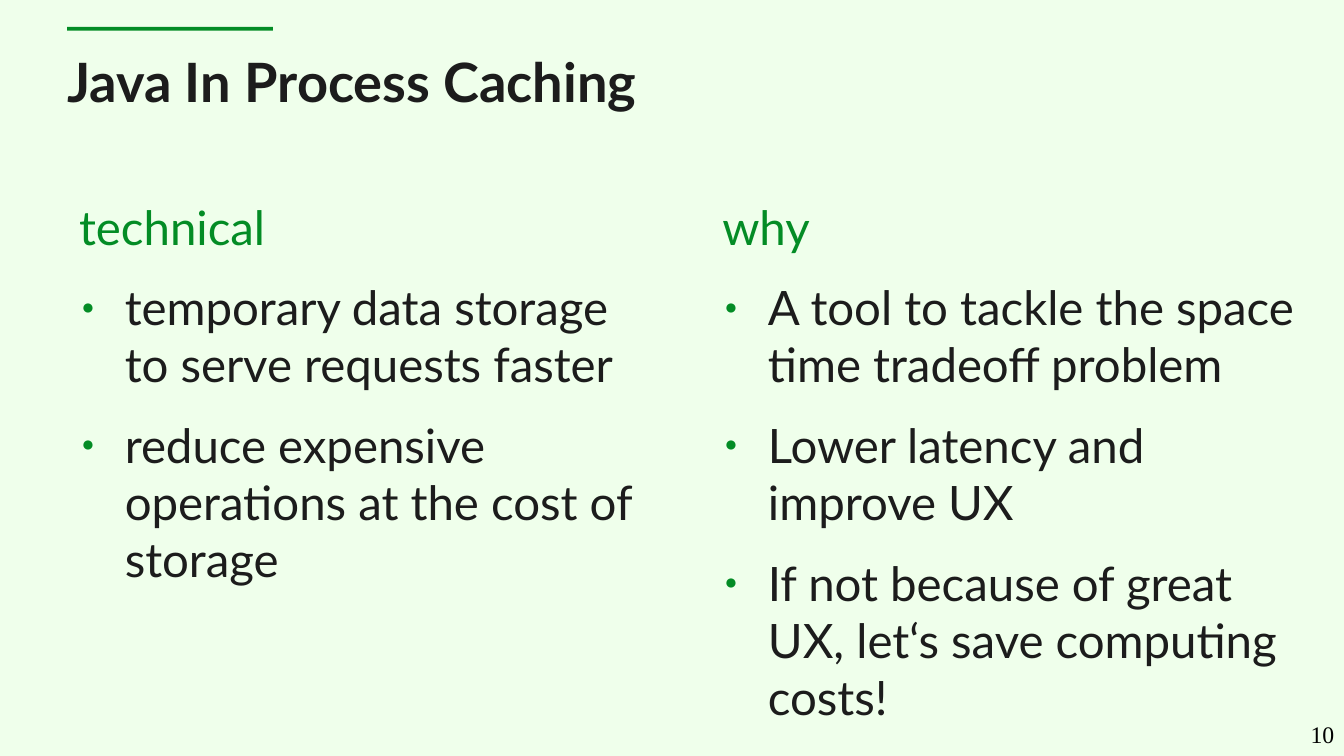
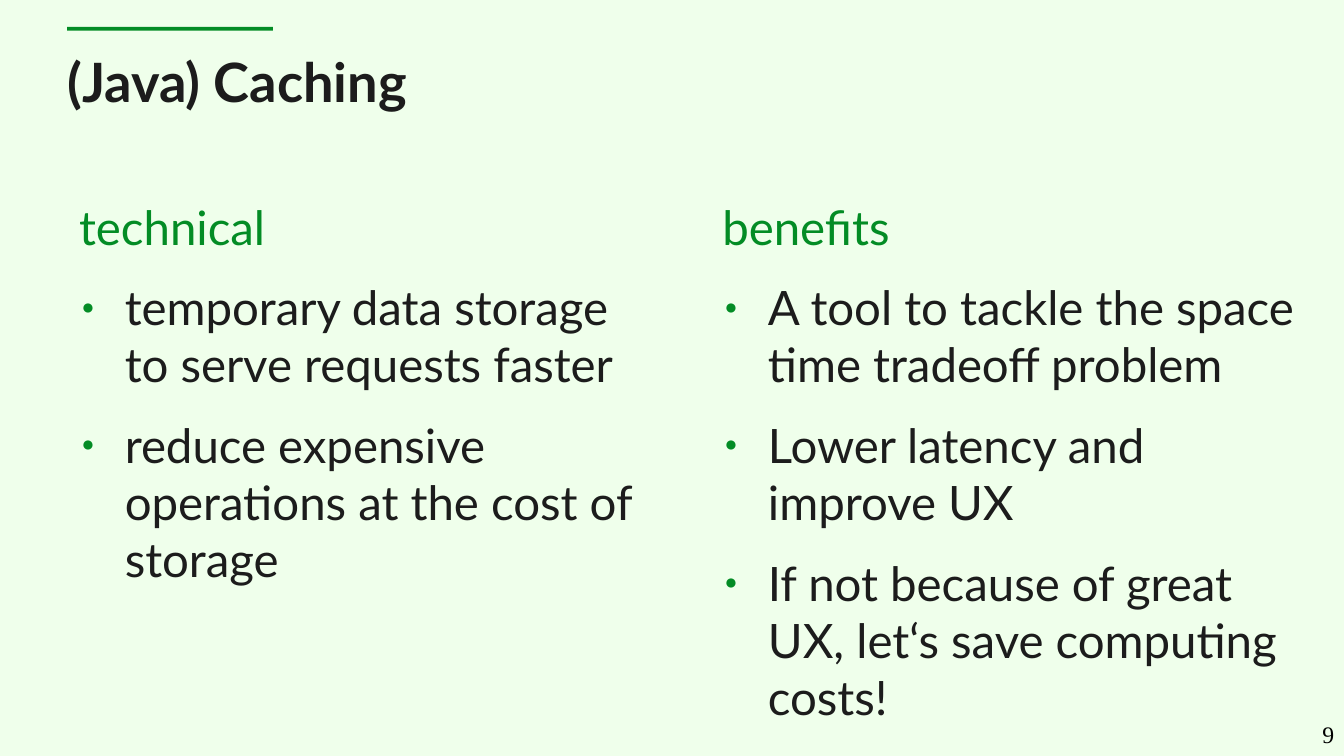
Before and after one commit to cruftex/talk-java-in-process-caching-performance-progress-pitfalls, a slide deck: slide 9 of slides-new.odp (slide 10 before the commit). Drawn at 1344x756 pixels with LibreOffice and Linux fonts; fonts in the diff are those of the drawing. Boxes give left, top, right and bottom in pixels: in the first picture for what was removed or moved away, otherwise in the second. Text is boxed around its words. In the diff, an @@ line names an element or a change of style, - is before the commit and + after.

```diff
--- a/slides-new.odp
+++ b/slides-new.odp
@@ title at bbox=[67, 59, 407, 112]: text changed @@
-Java In Process Caching
+(Java) Caching
@@ text at bbox=[722, 210, 889, 246]: text changed @@
-why
+benefits
@@ page number at bbox=[1322, 727, 1334, 744]: text changed @@
-10
+9
```
Also in this commit, not shown: 10 other slides changed, 8 slides added, 1 slide removed.
